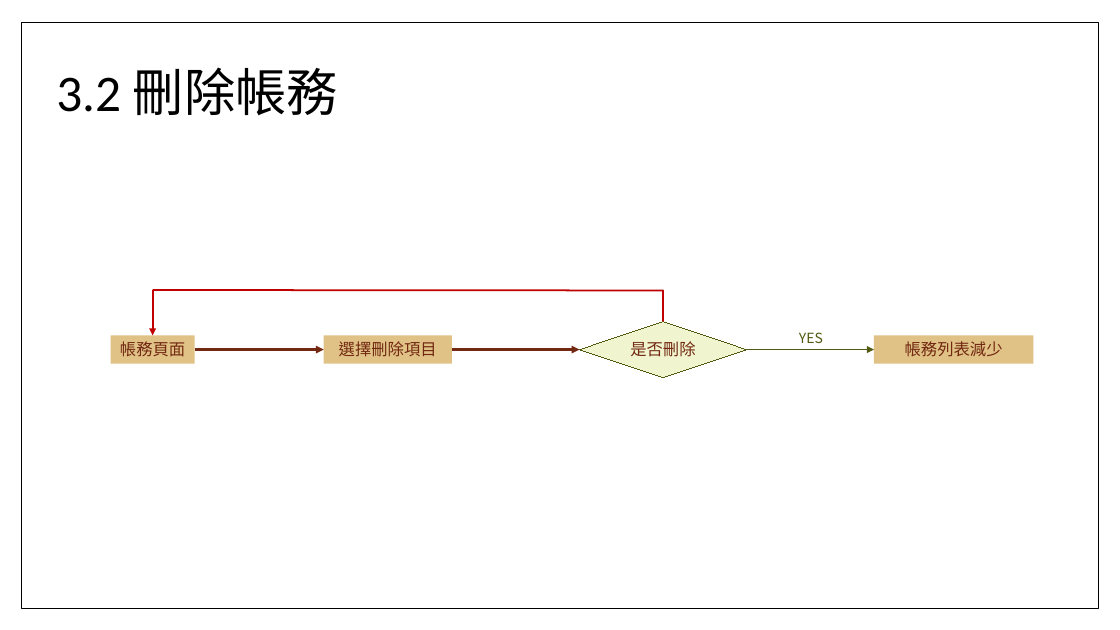
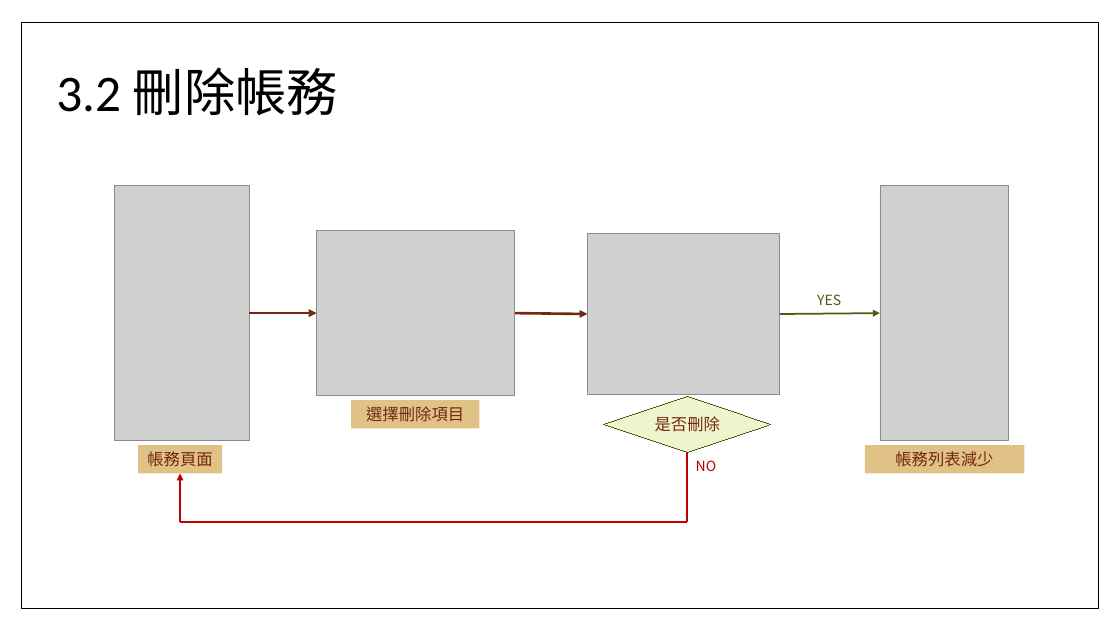
Before and after one commit to TzuHua0706/wk6, a slide deck: slide 13 of UX framework for MoneyCare.pptx. Drawn at 1120x630 pixels with LibreOffice and Linux fonts; fonts in the diff are those of the drawing; grey boxes stand for pictures; background and template pictures are left out. Boxes give left, top, right and bottom in pixels: in the first picture for what was removed or moved away, otherwise in the second. Text is boxed around its words. In the diff, an @@ line names an element or a change of style, - is before the commit and + after.

```diff
--- a/UX framework for MoneyCare.pptx
+++ b/UX framework for MoneyCare.pptx
@@ picture added at box(115, 186, 250, 440) @@
@@ picture added at box(881, 186, 1009, 440) @@
@@ picture added at box(317, 231, 514, 396) @@
@@ picture added at box(587, 234, 780, 395) @@
@@ text "YES": place and size @@
-text "YES" at box(799, 332, 823, 343)
+text "YES" at box(817, 294, 841, 305)
@@ arrow moved from (195, 350) - (323, 350) to (250, 313) - (317, 313) @@
@@ arrow moved from (452, 350) - (580, 350) to (514, 313) - (587, 314) @@
@@ arrow moved from (747, 350) - (874, 350) to (781, 314) - (881, 313) @@
@@ rectangle "選擇刪除項目": place and size @@
-rectangle "選擇刪除項目" at box(323, 335, 452, 364)
+rectangle "選擇刪除項目" at box(351, 400, 480, 429)
@@ diamond "是否刪除": place and size @@
-diamond "是否刪除" at box(580, 322, 747, 378)
+diamond "是否刪除" at box(604, 397, 771, 453)
@@ rectangle "帳務頁面": place and size @@
-rectangle "帳務頁面" at box(111, 335, 195, 364)
+rectangle "帳務頁面" at box(138, 445, 222, 474)
@@ rectangle "帳務列表減少": place and size @@
-rectangle "帳務列表減少" at box(874, 335, 1033, 364)
+rectangle "帳務列表減少" at box(865, 445, 1025, 474)
@@ arrow moved from (153, 290) - (153, 335) to (180, 523) - (180, 474) @@
@@ line moved from (663, 322) - (663, 290) to (687, 523) - (687, 453) @@
@@ text added at box(696, 460, 716, 471), 12 pt, text #C00000 @@
+NO
@@ line moved from (153, 290) - (663, 291) to (180, 523) - (687, 523) @@
```
Also in this commit, not shown: 8 other slides changed, 3 slides added, 1 other file.
